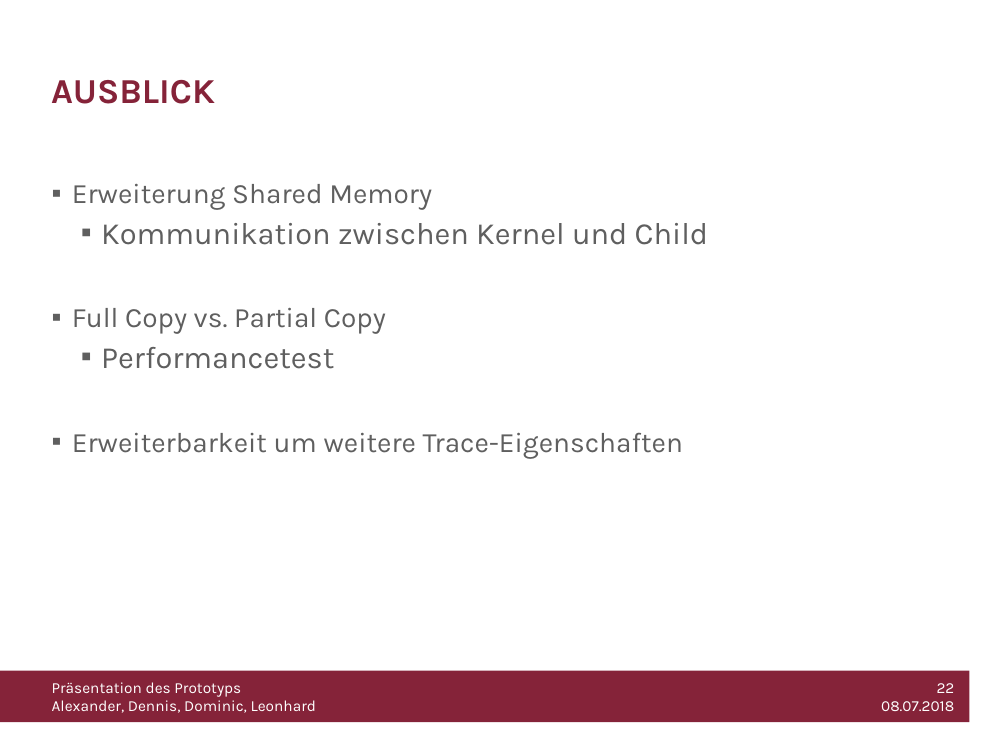
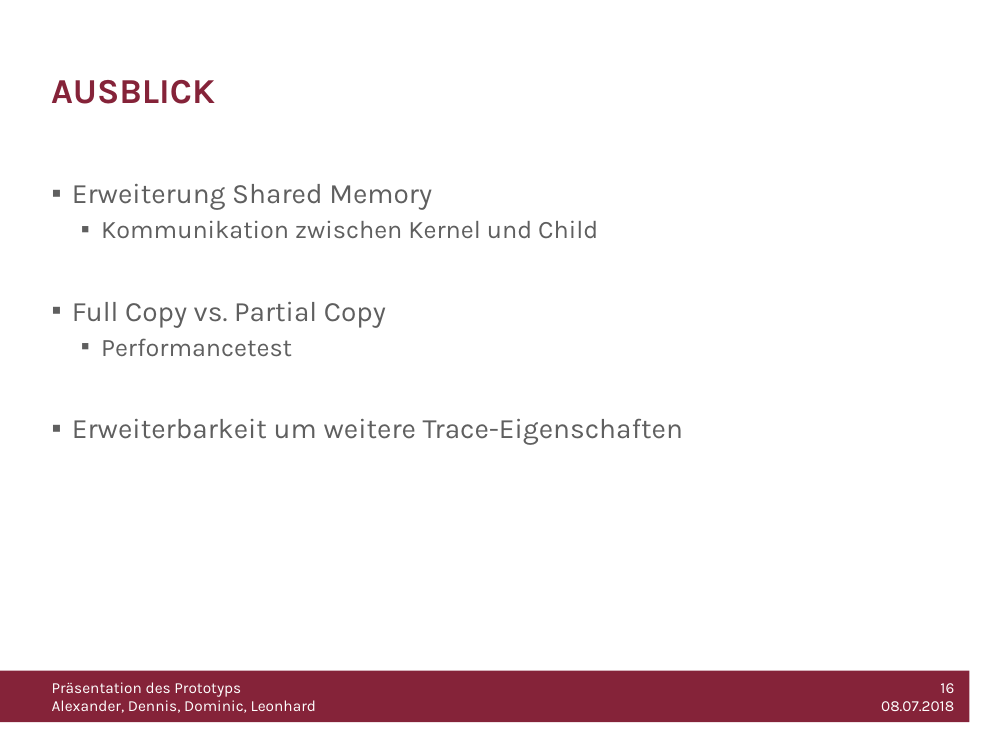
Before and after one commit to WiLEProjekt/Prototyp, a slide deck: slide 16 of Prototyp_Präsentation.pptx (slide 22 before the commit). Drawn at 1008x756 pixels with LibreOffice and Linux fonts; fonts in the diff are those of the drawing; background and template pictures are left out. Boxes give left, top, right and bottom in pixels: in the first picture for what was removed or moved away, otherwise in the second. Text is boxed around its words. In the diff, an @@ line names an element or a change of style, - is before the commit and + after.

```diff
--- a/Prototyp_Präsentation.pptx
+++ b/Prototyp_Präsentation.pptx
@@ text at (x1=101, y1=220, x2=598, y2=357): size 22 to 18 pt in "Kommunikation zwischen Kernel und Child", "Performancetest" @@
@@ text at (x1=881, y1=683, x2=954, y2=711): text changed @@
-22
-08.07.2018
+16
+08.07.2018
```
Also in this commit, not shown: 3 other slides changed, 8 slides added, 8 slides removed, 1 other file.
